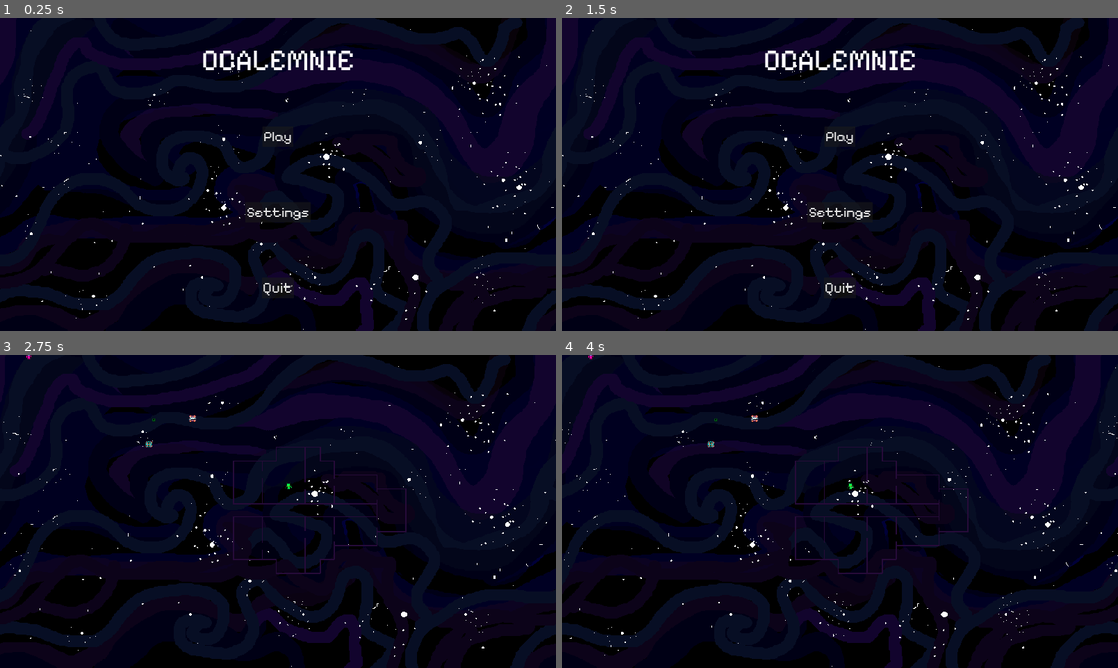
Above: before the commit, frames 1-4 (two rows, left to right).
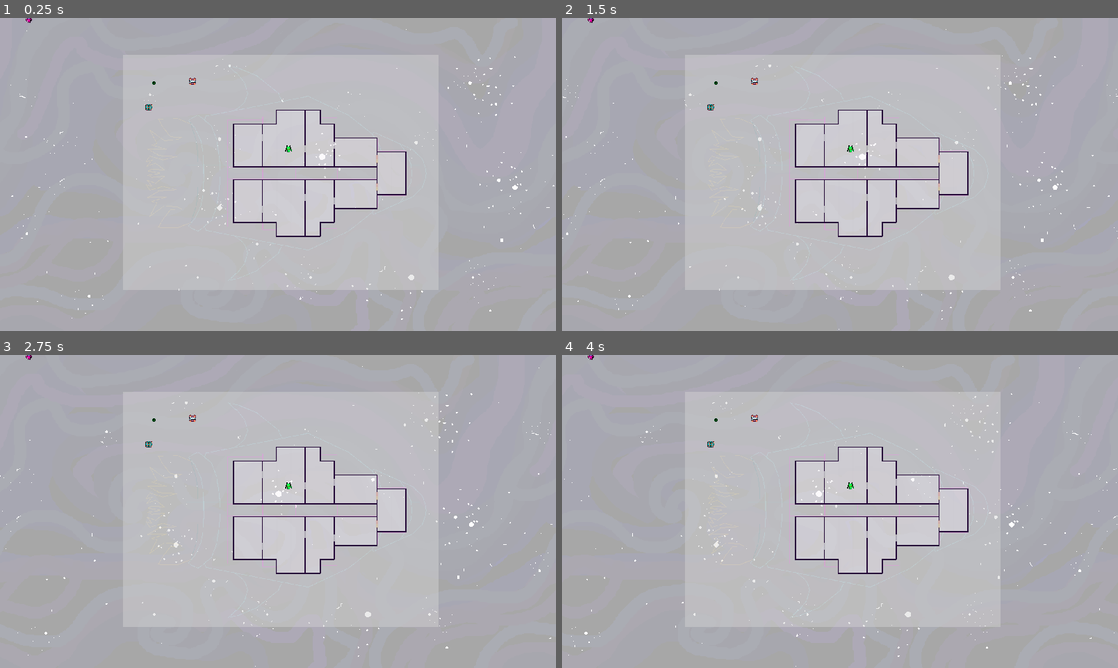
Above: after the commit, the same moments.

Repository: feargrinn/cyberiada2024
Game: Godot game, scene res://scenes/key_scenes/game.tscn
The game is run twice, just before and just after one commit, with the same random seed, the same clock (stepped at 60 frames per second) and the same inputs. Before the commit the project starts from res://scenes/key_scenes/main_menu.tscn.
Inputs (mouse positions are in pixels of both pictures, inside the frame that each line leads up to):
- Up to frame 1 (0.25 s): no input
- Up to frame 2 (1.5 s): click (840, 212) at 0.5 s, where only the run before the commit has a clickable "Settings"; click (701, 280) at 1.25 s, where only the run before the commit has a clickable "Back"
- Up to frame 3 (2.75 s): click (278, 473) at 2 s, where only the run before the commit has a clickable "Play"
- Up to frame 4 (4 s): tap Enter (interact_B) at 2.75 s; tap S (A_dol) at 2.85 s; tap W (A_gora) at 3.6 s

The runs differ from the first frame. In frame 1, 100% of the frame differs, in the area x 0-100%, y 0-100%; in frame 2, 100%; in frame 3, 99%; in frame 4, 99%.

Commit message:
actually breaking stuff this time (i hope)

Diff:
--- a/project.godot
+++ b/project.godot
@@ -11,7 +11,7 @@
 [application]
 
 config/name="gamejam working"
-run/main_scene="res://scenes/key_scenes/main_menu.tscn"
+run/main_scene="res://scenes/key_scenes/game.tscn"
 config/features=PackedStringArray("4.3", "GL Compatibility")
 config/icon="res://textures/postacie/wobot1_sprite_32x32.png"
 
--- a/scenes/key_scenes/game.tscn
+++ b/scenes/key_scenes/game.tscn
@@ -69,7 +69,6 @@
 script = ExtResource("1_mhe3d")
 
 [node name="ShipRef" type="TextureRect" parent="game"]
-visible = false
 modulate = Color(1, 1, 1, 0.466667)
 offset_left = 426.0
 offset_top = 128.0
@@ -78,7 +77,6 @@
 texture = ExtResource("11_dk6ki")
 
 [node name="ColorRectUsefulForTilemapPainting" type="ColorRect" parent="game"]
-visible = false
 modulate = Color(1, 1, 1, 0.654902)
 offset_right = 1932.0
 offset_bottom = 1086.0
